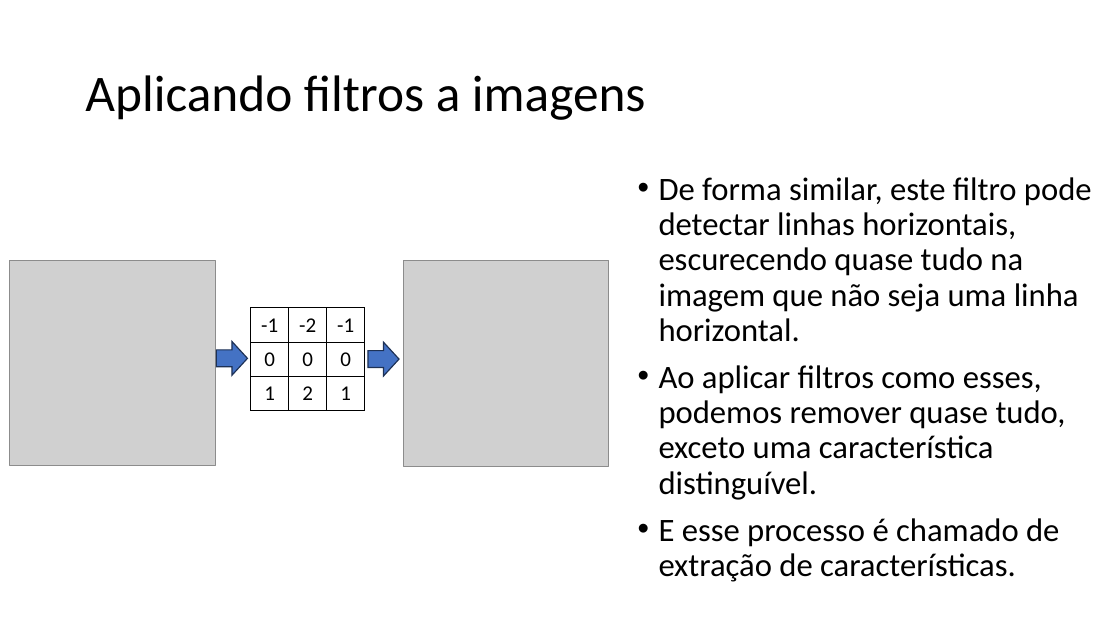
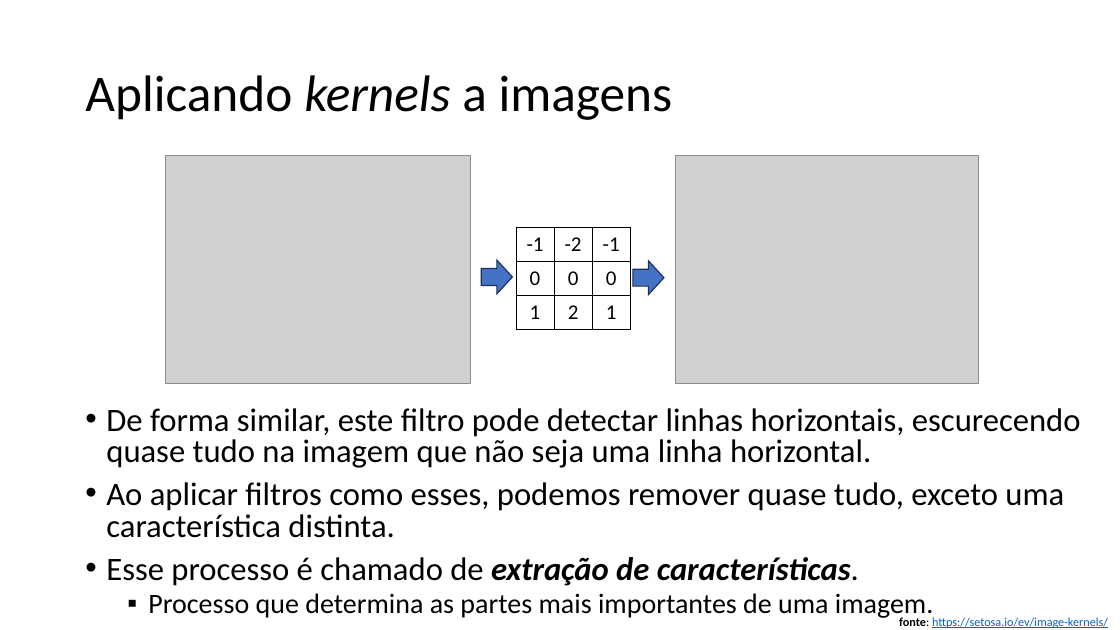
Before and after one commit to zz4fap/tp557-iot-ml, a slide deck: slide 25 of slides/TP557_12_Introduzindo_convoluções.pptx (slide 29 before the commit). Drawn at 1120x630 pixels with LibreOffice and Linux fonts; fonts in the diff are those of the drawing; grey boxes stand for pictures. Boxes give left, top, right and bottom in pixels: in the first picture for what was removed or moved away, otherwise in the second. Text is boxed around its words. In the diff, an @@ line names an element or a change of style, - is before the commit and + after.

Commit message:
update of slides

```diff
--- a/slides/TP557_12_Introduzindo_convoluções.pptx
+++ b/slides/TP557_12_Introduzindo_convoluções.pptx
@@ title at <box>85,75,673,120</box>: text changed @@
-Aplicando filtros a imagens
+Aplicando kernels a imagens
@@ picture added at <box>166,155,470,383</box> @@
@@ picture added at <box>676,155,979,383</box> @@
@@ table: place and size @@
-table at <box>250,308,364,411</box>
+table at <box>516,228,629,330</box>
@@ picture removed at <box>9,260,215,465</box> @@
@@ picture removed at <box>403,260,609,467</box> @@
@@ right arrow: place and size @@
-right arrow at <box>368,342,399,376</box>
+right arrow at <box>481,260,513,294</box>
@@ right arrow: place and size @@
-right arrow at <box>217,342,248,376</box>
+right arrow at <box>633,260,664,294</box>
@@ text "De forma similar, este filtro ...": place and size @@
-text "De forma similar, este filtro ..." at <box>659,177,1092,582</box>
+text "De forma similar, este filtro ..." at <box>106,408,1081,620</box>
@@ text at <box>106,408,1081,468</box>: line spacing 0.9 to 0.8 @@
@@ text at <box>106,482,1064,620</box>: text changed @@
-• Ao aplicar filtros como esses, podemos remover quase tudo, exceto uma característica distinguível.
-• E esse processo é chamado de extração de características.
+• Ao aplicar filtros como esses, podemos remover quase tudo, exceto uma característica distinta.
+• Esse processo é chamado de extração de características.
+  ▪ Processo que determina as partes mais importantes de uma imagem.
@@ text added at <box>899,617,1108,628</box>, 10.5 pt, text #0563C1, underline @@
+fonte: https://setosa.io/ev/image-kernels/
```
Also in this commit, not shown: 2 other slides changed, 3 slides added, 1 slide removed.
